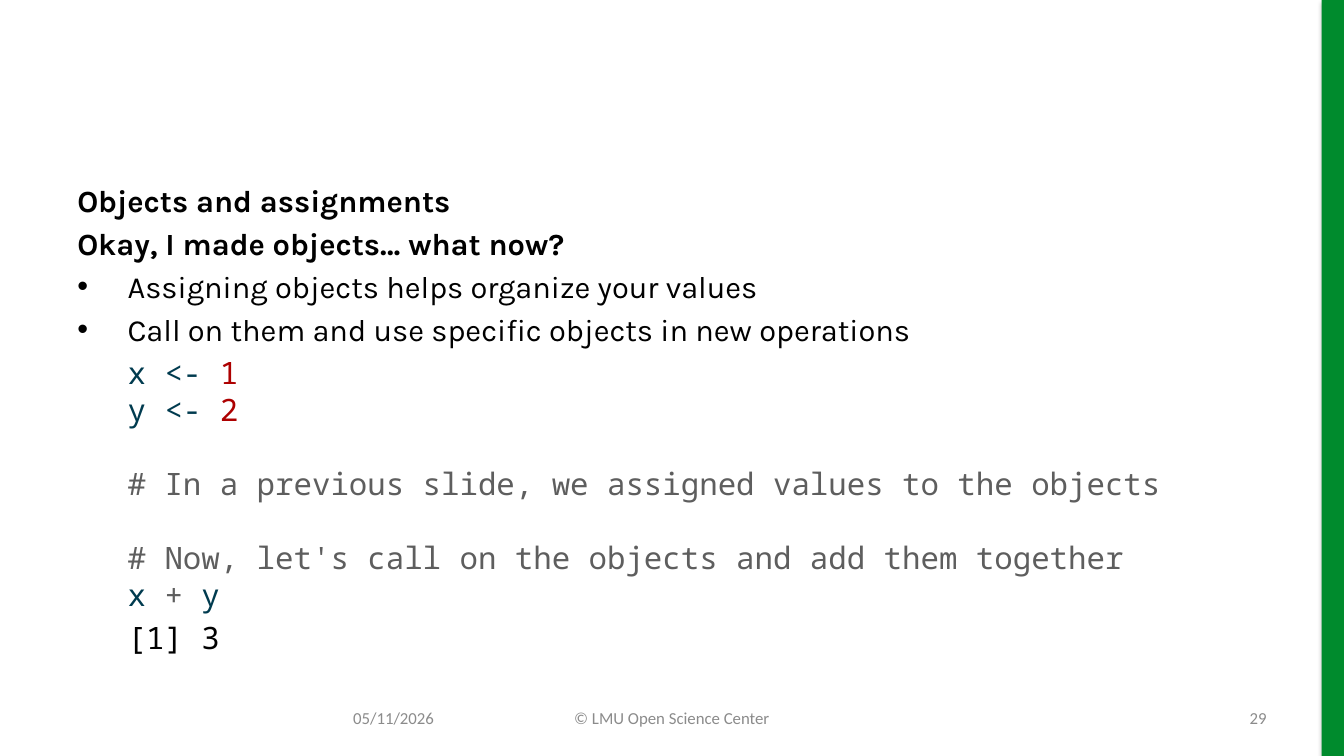
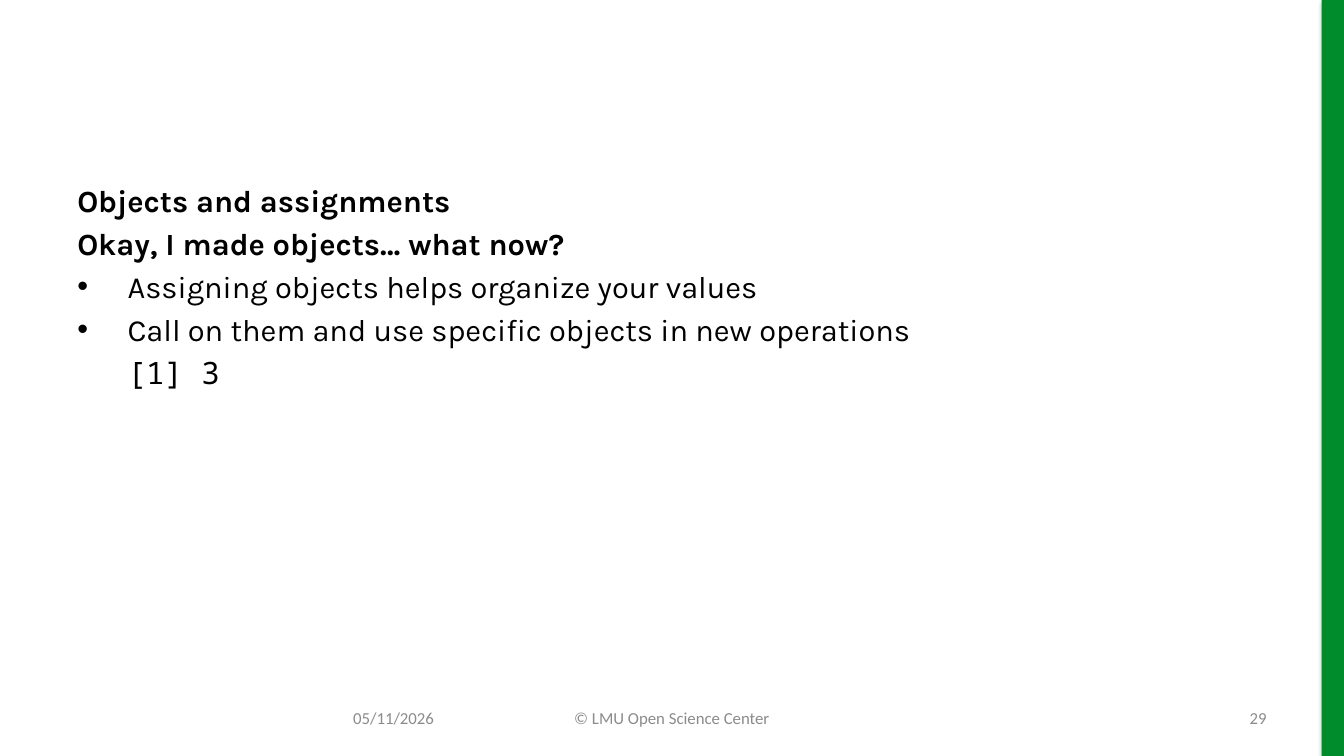
Before and after one commit to lmu-osc/slides-r-part-I, a slide deck: slide 29 of slides-r-part-I.pptx. Drawn at 1344x756 pixels with LibreOffice and Linux fonts; fonts in the diff are those of the drawing; background and template pictures are left out. Boxes give left, top, right and bottom in pixels: in the first picture for what was removed or moved away, otherwise in the second. Text is boxed around its words. In the diff, an @@ line names an element or a change of style, - is before the commit and + after.

```diff
--- a/slides-r-part-I.pptx
+++ b/slides-r-part-I.pptx
@@ text at (128, 362, 1160, 614): paragraph removed @@
-x <- 1
-y <- 2
-# In a previous slide, we assigned values to the objects
-# Now, let's call on the objects and add them together
-x + y
```
Also in this commit, not shown: 29 other slides changed, 34 other files.
